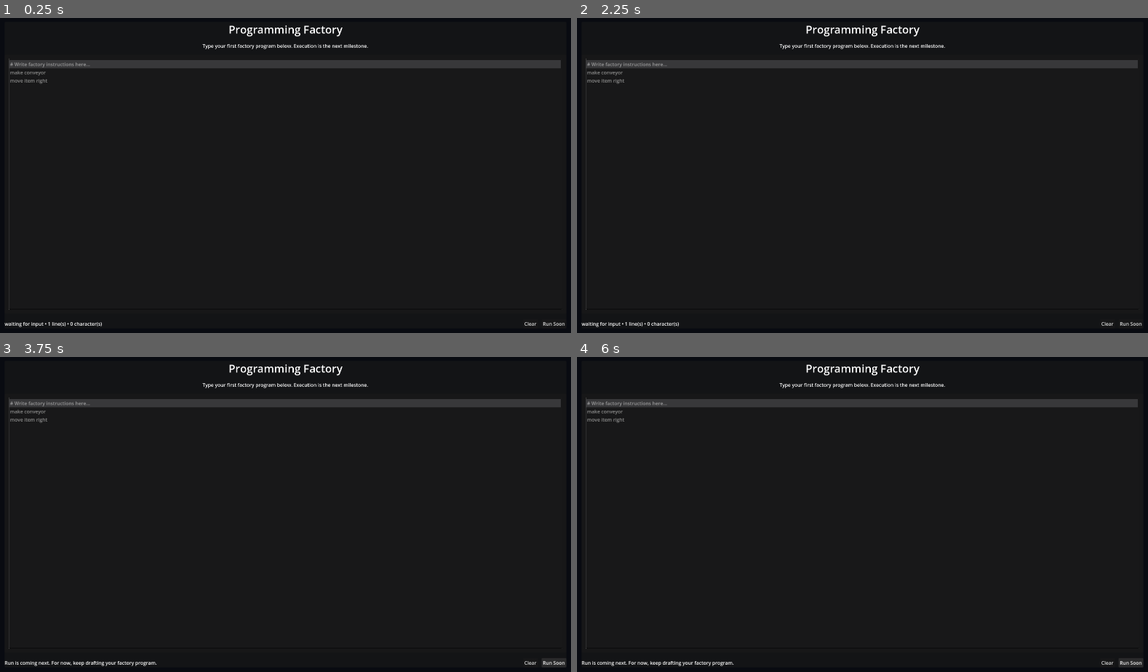
Above: before the commit, frames 1-4 (two rows, left to right).
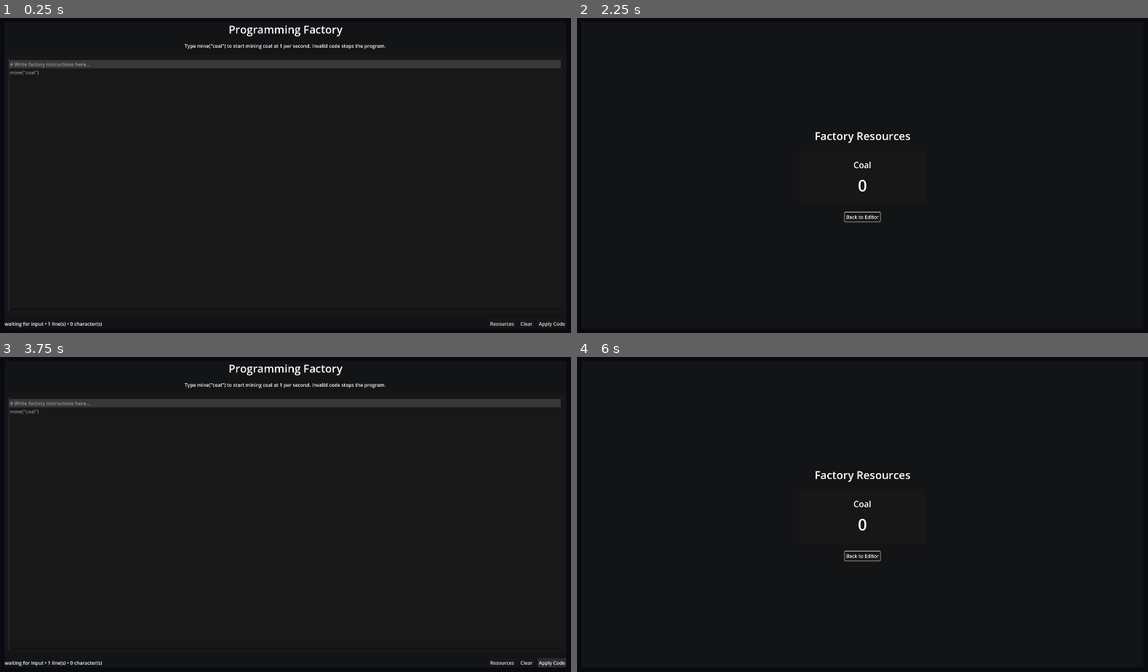
Above: after the commit, the same moments.

Repository: christiansteil/programming-factory
Game: Godot game, scene res://scenes/TypingScreen.tscn
Same seed, same stepped clock (60 frames per second), same inputs: the game is played once before the commit and once after it.
Inputs (mouse positions are in pixels of both pictures, inside the frame that each line leads up to):
- Up to frame 1 (0.25 s): no input
- Up to frame 2 (2.25 s): click (862, 184) at 0.52 s; type "12" at 0.6 s; click "Clear" at 1.25 s; click (1079, 323) at 2 s, where only the run after the commit has a clickable "Resources"
- Up to frame 3 (3.75 s): click (285, 555) at 2.75 s, where only the run after the commit has a clickable "Back to Editor"; click "Run Soon" (after the commit: "Apply Code") at 3.5 s
- Up to frame 4 (6 s): click "Clear" at 4.25 s; click (1079, 662) at 5 s, where only the run after the commit has a clickable "Resources"; click (1130, 662) at 5.75 s, where only the run before the commit has a clickable "Run Soon"

The runs differ from the first frame. In frame 1, 0.4% of the frame differs, in the area x 1-99%, y 8-99%; in frame 2, 3.6%; in frame 3, 0.7%; in frame 4, 3.7%, in the area x 0-99%, y 2-99%.

Commit message:
Add coal mining program loop

Diff:
--- a/project.godot
+++ b/project.godot
@@ -19,3 +19,7 @@
 
 window/size/viewport_width=1920
 window/size/viewport_height=1080
+
+[autoload]
+
+GameState="*res://scripts/GameState.gd"
--- /dev/null
+++ b/scenes/ResourcesScreen.tscn
@@ -0,0 +1,76 @@
+[gd_scene load_steps=2 format=3]
+
+[ext_resource type="Script" path="res://scripts/ResourcesScreen.gd" id="1_resources"]
+
+[node name="ResourcesScreen" type="Control"]
+layout_mode = 3
+anchors_preset = 15
+anchor_right = 1.0
+anchor_bottom = 1.0
+grow_horizontal = 2
+grow_vertical = 2
+script = ExtResource("1_resources")
+
+[node name="Background" type="ColorRect" parent="."]
+layout_mode = 1
+anchors_preset = 15
+anchor_right = 1.0
+anchor_bottom = 1.0
+grow_horizontal = 2
+grow_vertical = 2
+color = Color(0.0352941, 0.0431373, 0.0666667, 1)
+
+[node name="Margin" type="MarginContainer" parent="."]
+layout_mode = 1
+anchors_preset = 15
+anchor_right = 1.0
+anchor_bottom = 1.0
+grow_horizontal = 2
+grow_vertical = 2
+theme_override_constants/margin_left = 32
+theme_override_constants/margin_top = 32
+theme_override_constants/margin_right = 32
+theme_override_constants/margin_bottom = 32
+
+[node name="Panel" type="PanelContainer" parent="Margin"]
+layout_mode = 2
+
+[node name="Content" type="VBoxContainer" parent="Margin/Panel"]
+layout_mode = 2
+theme_override_constants/separation = 24
+alignment = 1
+
+[node name="Title" type="Label" parent="Margin/Panel/Content"]
+layout_mode = 2
+text = "Factory Resources"
+horizontal_alignment = 1
+theme_override_font_sizes/font_size = 36
+
+[node name="CoalCard" type="PanelContainer" parent="Margin/Panel/Content"]
+layout_mode = 2
+size_flags_horizontal = 4
+custom_minimum_size = Vector2(420, 180)
+
+[node name="CoalContent" type="VBoxContainer" parent="Margin/Panel/Content/CoalCard"]
+layout_mode = 2
+theme_override_constants/separation = 12
+alignment = 1
+
+[node name="CoalNameLabel" type="Label" parent="Margin/Panel/Content/CoalCard/CoalContent"]
+layout_mode = 2
+text = "Coal"
+horizontal_alignment = 1
+theme_override_font_sizes/font_size = 28
+
+[node name="CoalAmountLabel" type="Label" parent="Margin/Panel/Content/CoalCard/CoalContent"]
+unique_name_in_owner = true
+layout_mode = 2
+text = "0"
+horizontal_alignment = 1
+theme_override_font_sizes/font_size = 52
+
+[node name="BackButton" type="Button" parent="Margin/Panel/Content"]
+unique_name_in_owner = true
+layout_mode = 2
+size_flags_horizontal = 4
+text = "Back to Editor"
--- a/scenes/TypingScreen.tscn
+++ b/scenes/TypingScreen.tscn
@@ -47,7 +47,7 @@
 
 [node name="Subtitle" type="Label" parent="Margin/Panel/Content"]
 layout_mode = 2
-text = "Type your first factory program below. Execution is the next milestone."
+text = "Type mine(\"coal\") to start mining coal at 1 per second. Invalid code stops the program."
 horizontal_alignment = 1
 autowrap_mode = 3
 
@@ -68,11 +68,19 @@
 layout_mode = 2
 size_flags_horizontal = 3
 size_flags_vertical = 3
-placeholder_text = "# Write factory instructions here...\nmake conveyor\nmove item right"
+placeholder_text = "# Write factory instructions here...\nmine(\"coal\")"
 wrap_mode = 1
 scroll_fit_content_height = false
 minimap_draw = false
 highlight_current_line = true
+
+[node name="ErrorLabel" type="Label" parent="Margin/Panel/Content"]
+unique_name_in_owner = true
+layout_mode = 2
+text = ""
+visible = false
+autowrap_mode = 3
+theme_override_colors/font_color = Color(1, 0.278431, 0.278431, 1)
 
 [node name="Footer" type="HBoxContainer" parent="Margin/Panel/Content"]
 layout_mode = 2
@@ -85,6 +93,11 @@
 text = "waiting for input • 1 line(s) • 0 character(s)"
 vertical_alignment = 1
 
+[node name="ResourcesButton" type="Button" parent="Margin/Panel/Content/Footer"]
+unique_name_in_owner = true
+layout_mode = 2
+text = "Resources"
+
 [node name="ClearButton" type="Button" parent="Margin/Panel/Content/Footer"]
 unique_name_in_owner = true
 layout_mode = 2
@@ -93,4 +106,4 @@
 [node name="RunButton" type="Button" parent="Margin/Panel/Content/Footer"]
 unique_name_in_owner = true
 layout_mode = 2
-text = "Run Soon"
+text = "Apply Code"
--- /dev/null
+++ b/scripts/GameState.gd
@@ -0,0 +1,66 @@
+extends Node
+
+signal coal_changed(amount: int)
+signal program_changed(is_running: bool, error_message: String)
+
+const COAL_RESOURCE_NAME := "coal"
+
+var coal := 0:
+	set(value):
+		if coal == value:
+			return
+		coal = value
+		coal_changed.emit(coal)
+
+var current_source_code := ""
+var is_mining_coal := false
+var program_error := ""
+var _mine_tick_elapsed := 0.0
+
+func _process(delta: float) -> void:
+	if not is_mining_coal:
+		_mine_tick_elapsed = 0.0
+		return
+
+	_mine_tick_elapsed += delta
+	while _mine_tick_elapsed >= 1.0:
+		_mine_tick_elapsed -= 1.0
+		coal += 1
+
+func apply_program(source_code: String) -> void:
+	current_source_code = source_code
+
+	var parse_result := _parse_program(source_code)
+	if parse_result["error_message"] != "":
+		is_mining_coal = false
+		program_error = parse_result["error_message"]
+		_mine_tick_elapsed = 0.0
+		program_changed.emit(false, program_error)
+		return
+
+	is_mining_coal = parse_result["should_mine_coal"]
+	program_error = ""
+	program_changed.emit(is_mining_coal, program_error)
+
+func _parse_program(source_code: String) -> Dictionary:
+	var should_mine_coal := false
+	var lines := source_code.split("\n")
+
+	for index in range(lines.size()):
+		var line := lines[index].strip_edges()
+		if line == "" or line.begins_with("#"):
+			continue
+
+		if line == "mine(\"%s\")" % COAL_RESOURCE_NAME:
+			should_mine_coal = true
+			continue
+
+		return {
+			"should_mine_coal": false,
+			"error_message": "Line %d: expected mine(\"coal\")" % [index + 1],
+		}
+
+	return {
+		"should_mine_coal": should_mine_coal,
+		"error_message": "",
+	}
--- /dev/null
+++ b/scripts/ResourcesScreen.gd
@@ -0,0 +1,16 @@
+extends Control
+
+@onready var coal_amount_label: Label = %CoalAmountLabel
+@onready var back_button: Button = %BackButton
+
+func _ready() -> void:
+	GameState.coal_changed.connect(_on_coal_changed)
+	back_button.pressed.connect(_on_back_pressed)
+	_on_coal_changed(GameState.coal)
+	back_button.grab_focus()
+
+func _on_coal_changed(amount: int) -> void:
+	coal_amount_label.text = str(amount)
+
+func _on_back_pressed() -> void:
+	get_tree().change_scene_to_file("res://scenes/TypingScreen.tscn")
--- a/scripts/TypingScreen.gd
+++ b/scripts/TypingScreen.gd
@@ -2,30 +2,56 @@
 
 @onready var code_editor: TextEdit = %CodeEditor
 @onready var status_label: Label = %StatusLabel
+@onready var error_label: Label = %ErrorLabel
+@onready var resources_button: Button = %ResourcesButton
 @onready var clear_button: Button = %ClearButton
 @onready var run_button: Button = %RunButton
 
 func _ready() -> void:
+	code_editor.text = GameState.current_source_code
 	code_editor.text_changed.connect(_on_code_changed)
+	GameState.program_changed.connect(_on_program_changed)
+	resources_button.pressed.connect(_on_resources_pressed)
 	clear_button.pressed.connect(_on_clear_pressed)
 	run_button.pressed.connect(_on_run_pressed)
 	code_editor.grab_focus()
+	GameState.apply_program(code_editor.text)
 	_update_status()
 
 func _on_code_changed() -> void:
+	GameState.apply_program(code_editor.text)
 	_update_status()
+
+func _on_program_changed(_is_running: bool, _error_message: String) -> void:
+	_update_status()
+
+func _on_resources_pressed() -> void:
+	get_tree().change_scene_to_file("res://scenes/ResourcesScreen.tscn")
 
 func _on_clear_pressed() -> void:
 	code_editor.clear()
 	code_editor.grab_focus()
+	GameState.apply_program(code_editor.text)
 	_update_status()
 
 func _on_run_pressed() -> void:
-	status_label.text = "Run is coming next. For now, keep drafting your factory program."
+	GameState.apply_program(code_editor.text)
 	code_editor.grab_focus()
+	_update_status()
 
 func _update_status() -> void:
 	var character_count := code_editor.text.length()
 	var line_count := max(1, code_editor.get_line_count())
-	var run_state := "ready" if character_count > 0 else "waiting for input"
+	var run_state := _get_run_state()
 	status_label.text = "%s • %d line(s) • %d character(s)" % [run_state, line_count, character_count]
+	error_label.text = GameState.program_error
+	error_label.visible = GameState.program_error != ""
+
+func _get_run_state() -> String:
+	if GameState.program_error != "":
+		return "error"
+	if GameState.is_mining_coal:
+		return "mining coal (+1/sec)"
+	if code_editor.text.strip_edges() == "":
+		return "waiting for input"
+	return "valid program, no active jobs"
